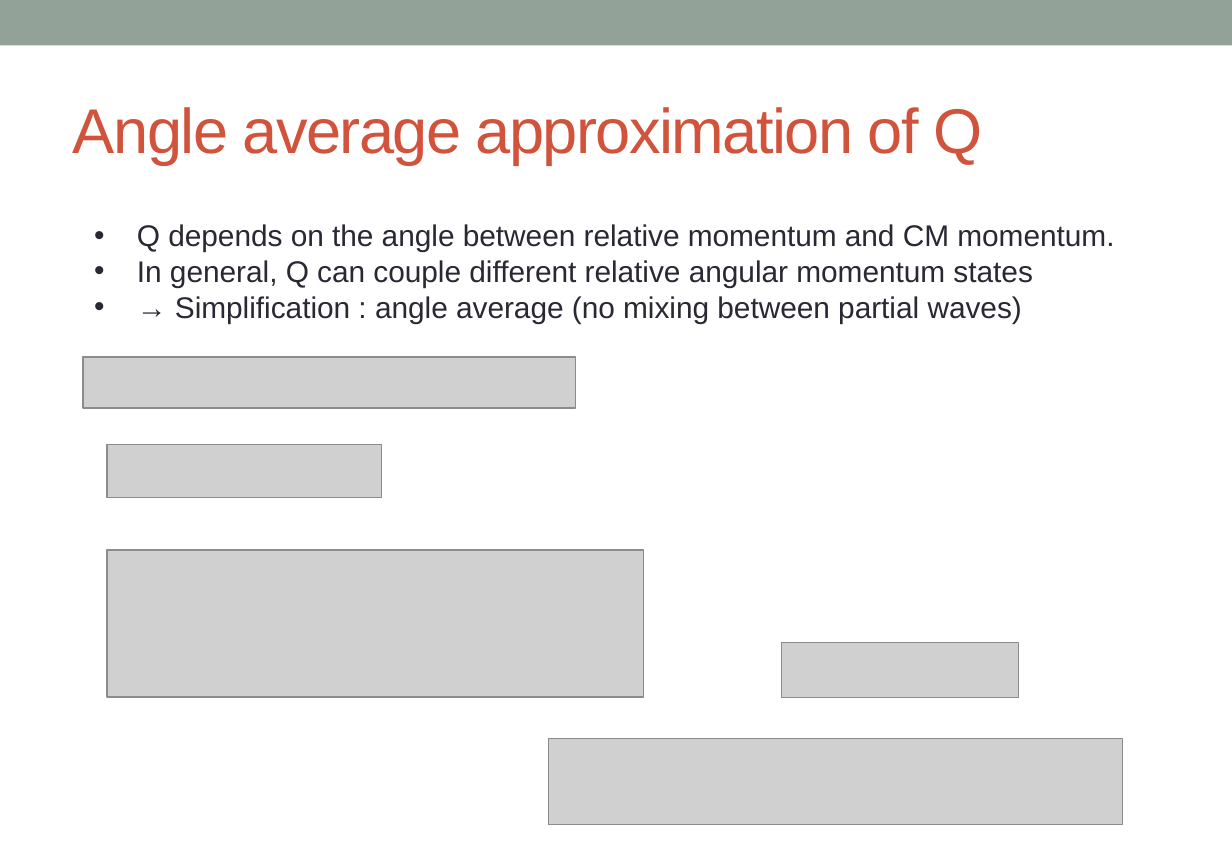
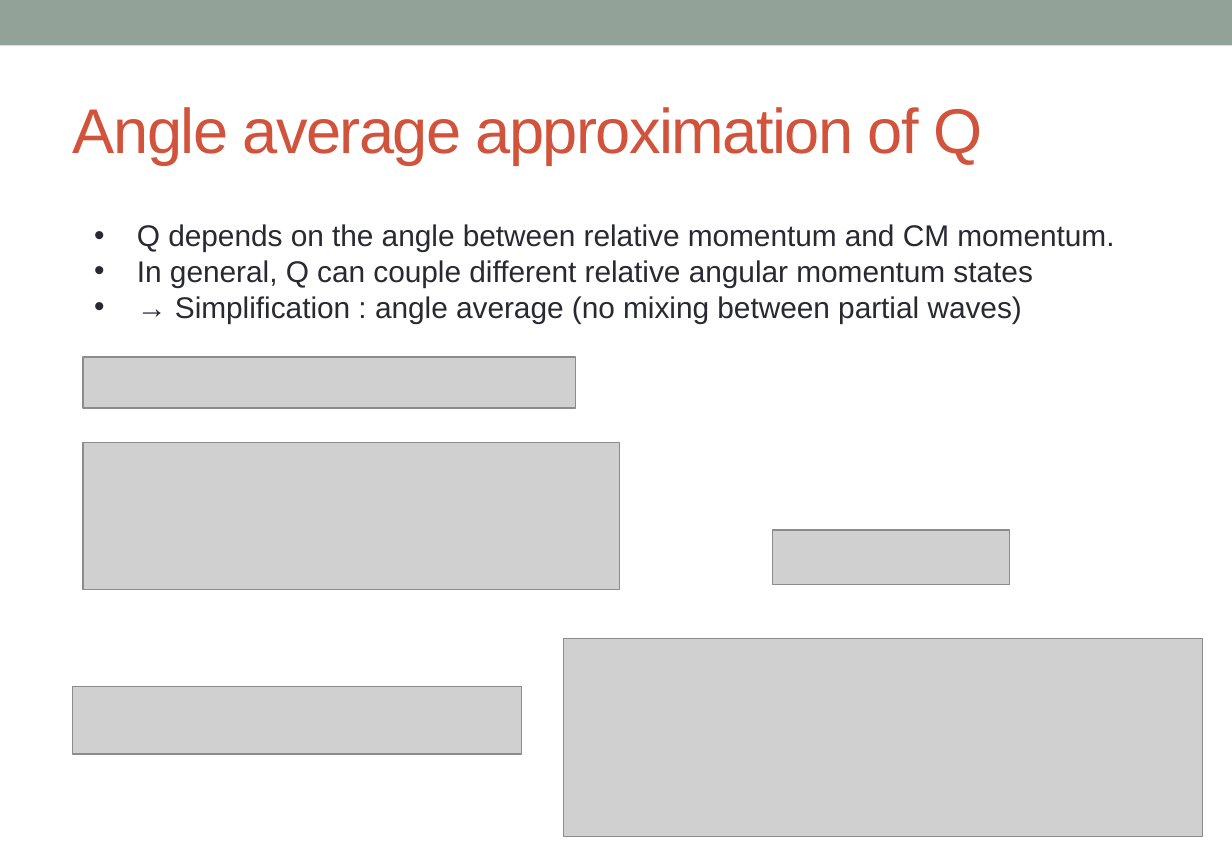
Before and after one commit to alphacentaury-github/NPSS2020, a slide deck: slide 12 of 20221201_숭실대_BHF_송영호.pptx (slide 11 before the commit). Drawn at 1232x853 pixels with LibreOffice and Linux fonts; fonts in the diff are those of the drawing; grey boxes stand for pictures. Boxes give left, top, right and bottom in pixels: in the first picture for what was removed or moved away, otherwise in the second. Text is boxed around its words. In the diff, an @@ line names an element or a change of style, - is before the commit and + after.

```diff
--- a/20221201_숭실대_BHF_송영호.pptx
+++ b/20221201_숭실대_BHF_송영호.pptx
@@ picture: place and size @@
-picture at (107,551,644,697)
+picture at (83,443,620,589)
@@ picture removed at (107,445,381,498) @@
@@ picture: place and size @@
-picture at (782,643,1018,697)
+picture at (774,530,1010,585)
@@ picture added at (563,638,1202,836) @@
@@ picture: place and size @@
-picture at (549,738,1123,825)
+picture at (73,686,522,754)
```
Also in this commit, not shown: 13 other slides changed, 1 slide added.
